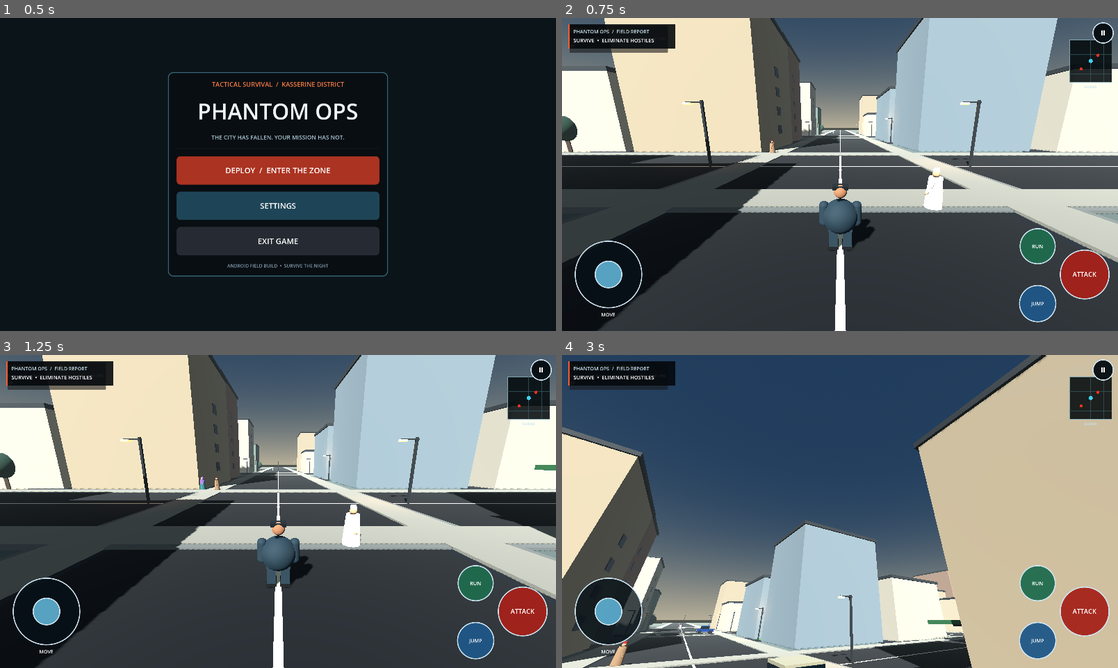
Above: before the commit, frames 1-4 (two rows, left to right).
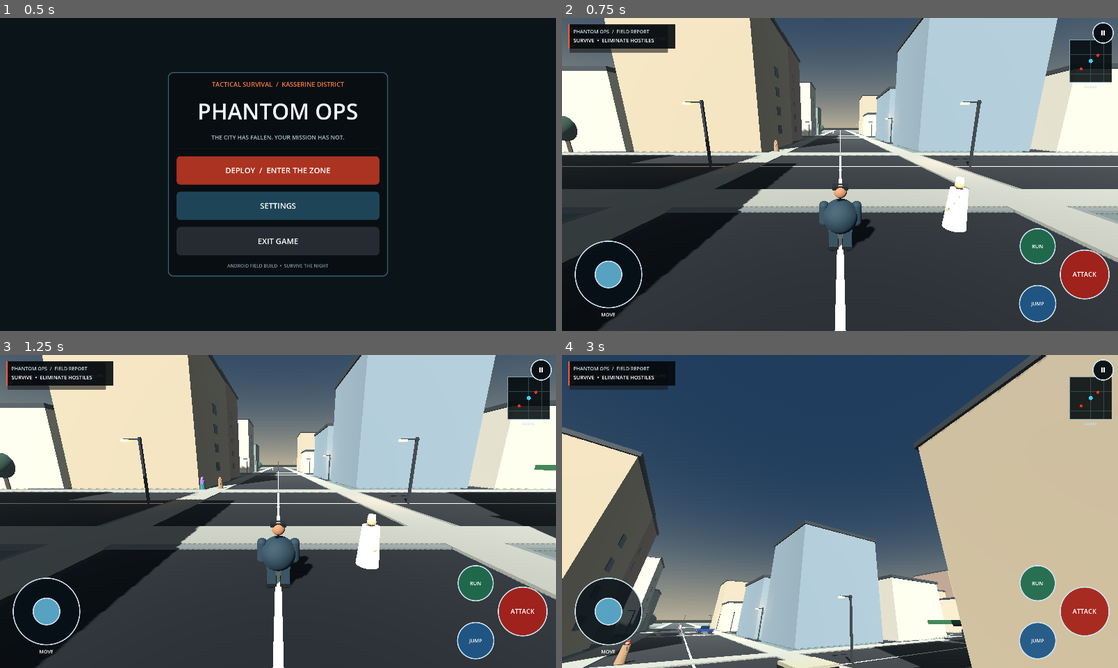
Above: after the commit, the same moments.

Repository: Gass-OS/Phantom-Ops
Game: Godot game, scene res://scenes/main_menu.tscn
Same seed, same stepped clock (60 frames per second), same inputs: the game is played once before the commit and once after it.
Inputs (mouse positions are in pixels of both pictures, inside the frame that each line leads up to):
- Up to frame 1 (0.5 s): no input
- Up to frame 2 (0.75 s): click "DEPLOY / ENTER THE ZONE" at 0.5 s
- Up to frame 3 (1.25 s): no input
- Up to frame 4 (3 s): tap Enter (ui_accept) at 1.25 s; drag from (840, 511) to (895, 442) at 1.27 s; drag from (728, 527) to (812, 574) at 2.02 s; move the mouse to (895, 442) at 2.77 s; hold Right (ui_right) from 2.78 s (still down)

Frame 1 is identical in both runs. In frame 2, 1.0% of the frame differs, in the area x 37-74%, y 36-69%; in frame 3, 1.0%; in frame 4, 0.4%.

Commit message:
Move spawned pedestrian routes away from vehicle lanes

Diff:
--- a/project/scripts/world_spawner.gd
+++ b/project/scripts/world_spawner.gd
@@ -35,7 +35,7 @@
 	var base_road := roundi((player.global_position.z if citizen.axis == 0 else player.global_position.x) / 56.0)
 	var road_offset := posmod(int(index / 2), 5) - 2
 	var road_index := clampi(base_road + road_offset, -3, 3)
-	citizen.lane = float(road_index) * 56.0 + (9.2 if index % 4 < 2 else -9.2)
+	citizen.lane = float(road_index) * 56.0 + (10.8 if index % 4 < 2 else -10.8)
 	get_parent().add_child(citizen)
 
 func _process(delta: float) -> void:
